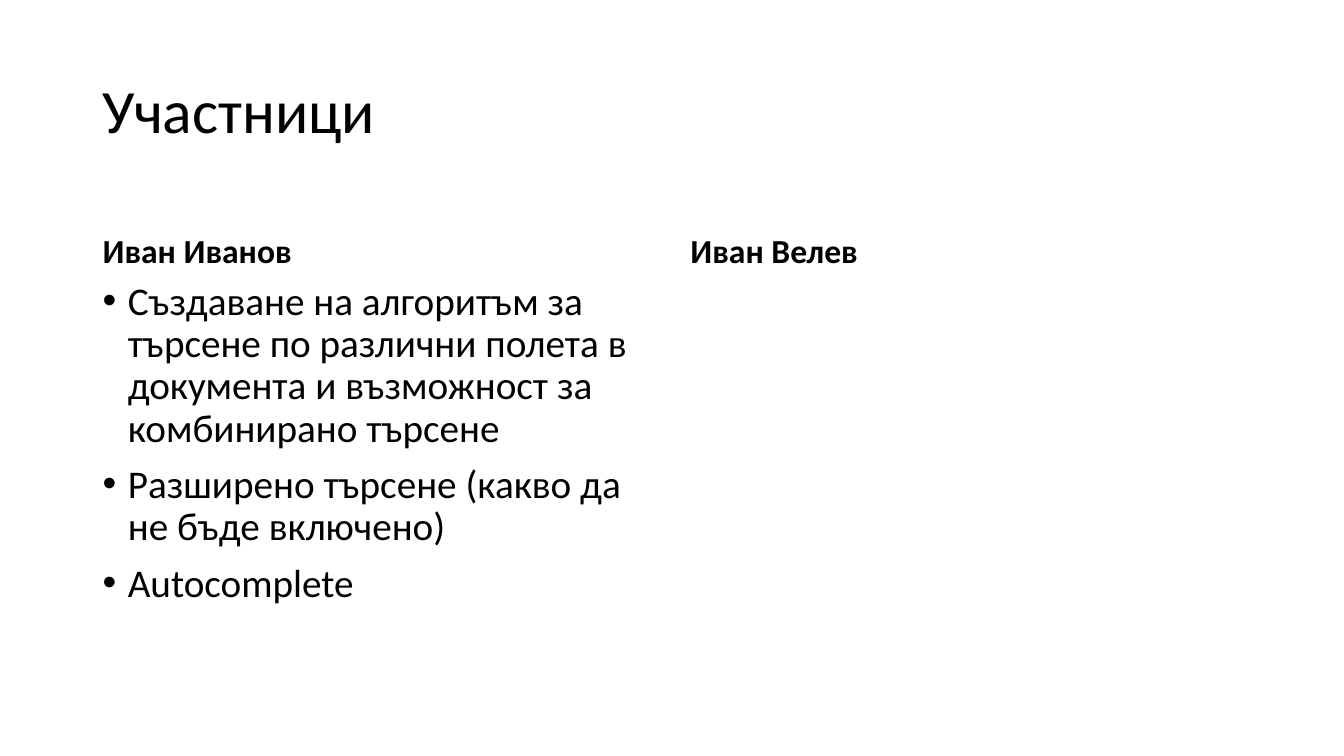
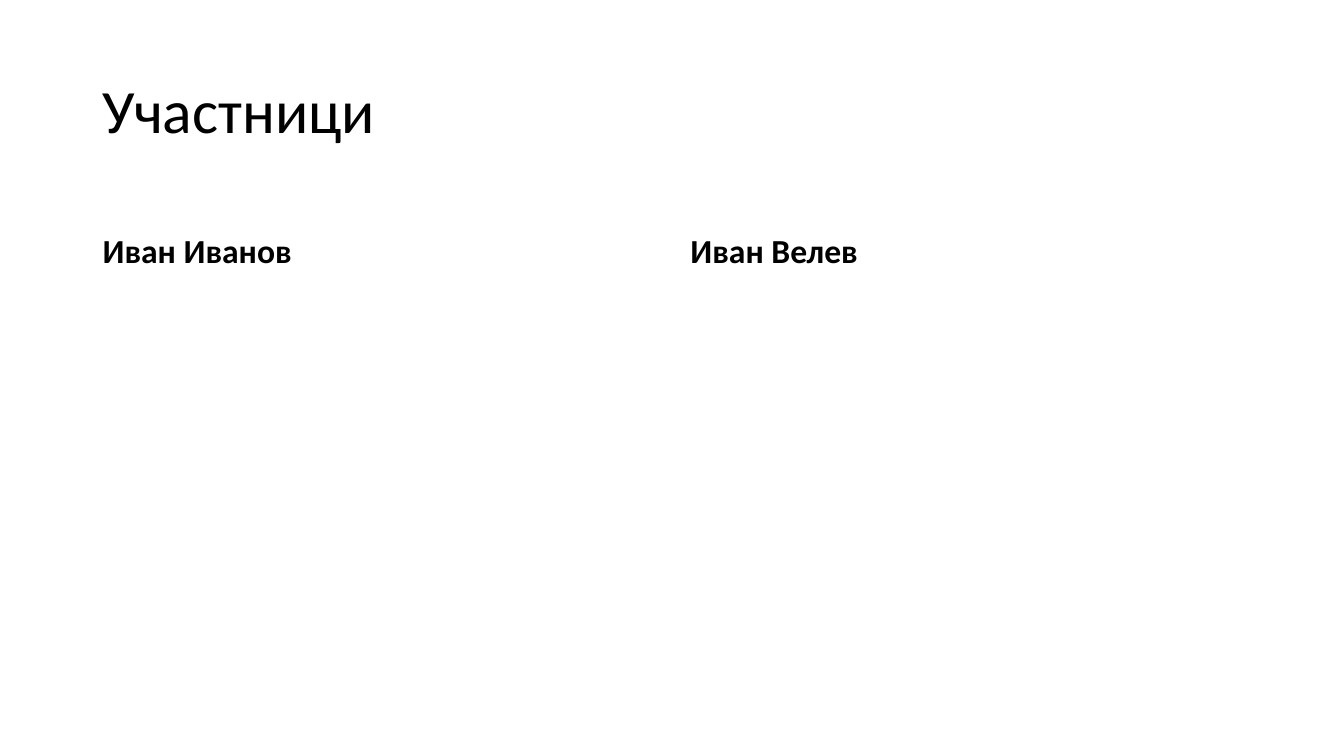
Before and after one commit to ivanovx/fmi-informational-retrieval, a slide deck: slide 6 of Проект.pptx. Drawn at 1344x756 pixels with LibreOffice and Linux fonts; fonts in the diff are those of the drawing. Boxes give left, top, right and bottom in pixels: in the first picture for what was removed or moved away, otherwise in the second. Text is boxed around its words. In the diff, an @@ line names an element or a change of style, - is before the commit and + after.

Commit message:
update presentation

```diff
--- a/Проект.pptx
+++ b/Проект.pptx
@@ text removed at bbox=[128, 289, 627, 604] @@
-• Създаване на алгоритъм за търсене по различни полета в документа и възможност за комбинирано търсене
-• Разширено търсене (какво да не бъде включено)
-• Autocomplete
```
Also in this commit, not shown: 2 other slides changed, 2 slides added.
